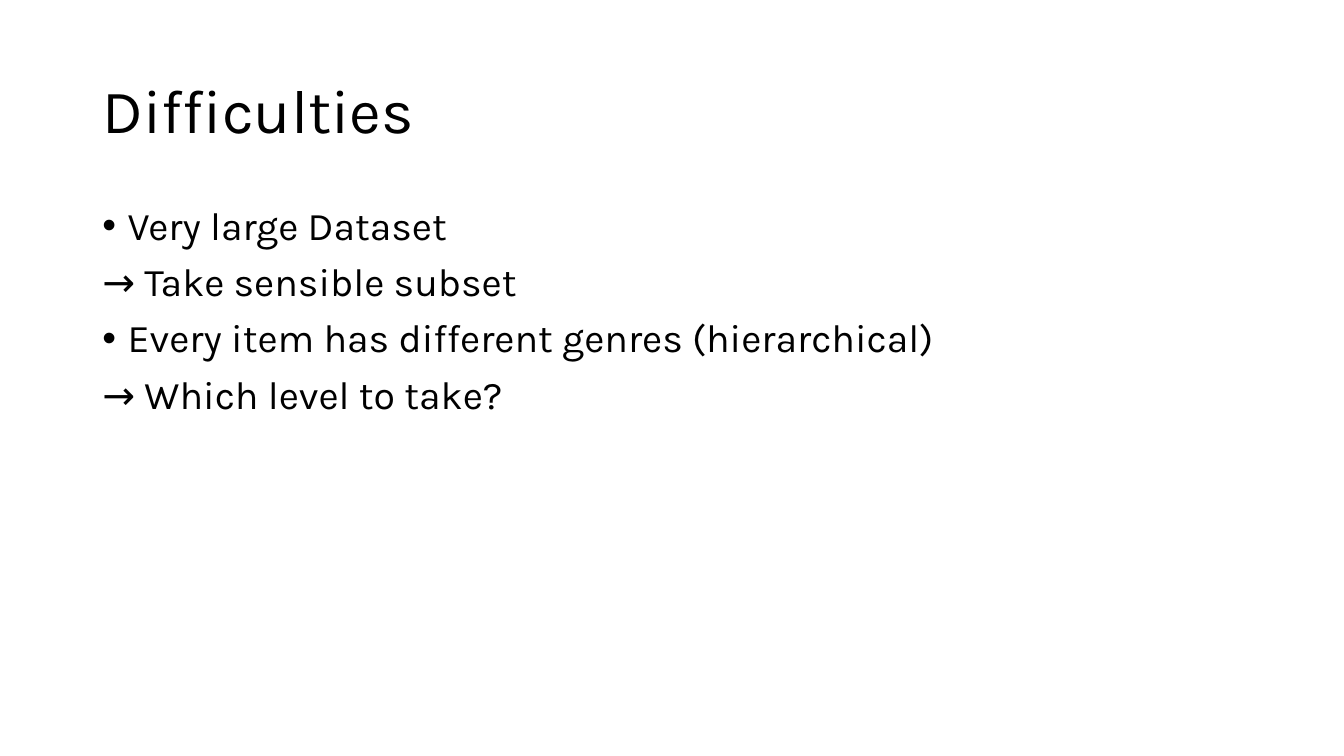
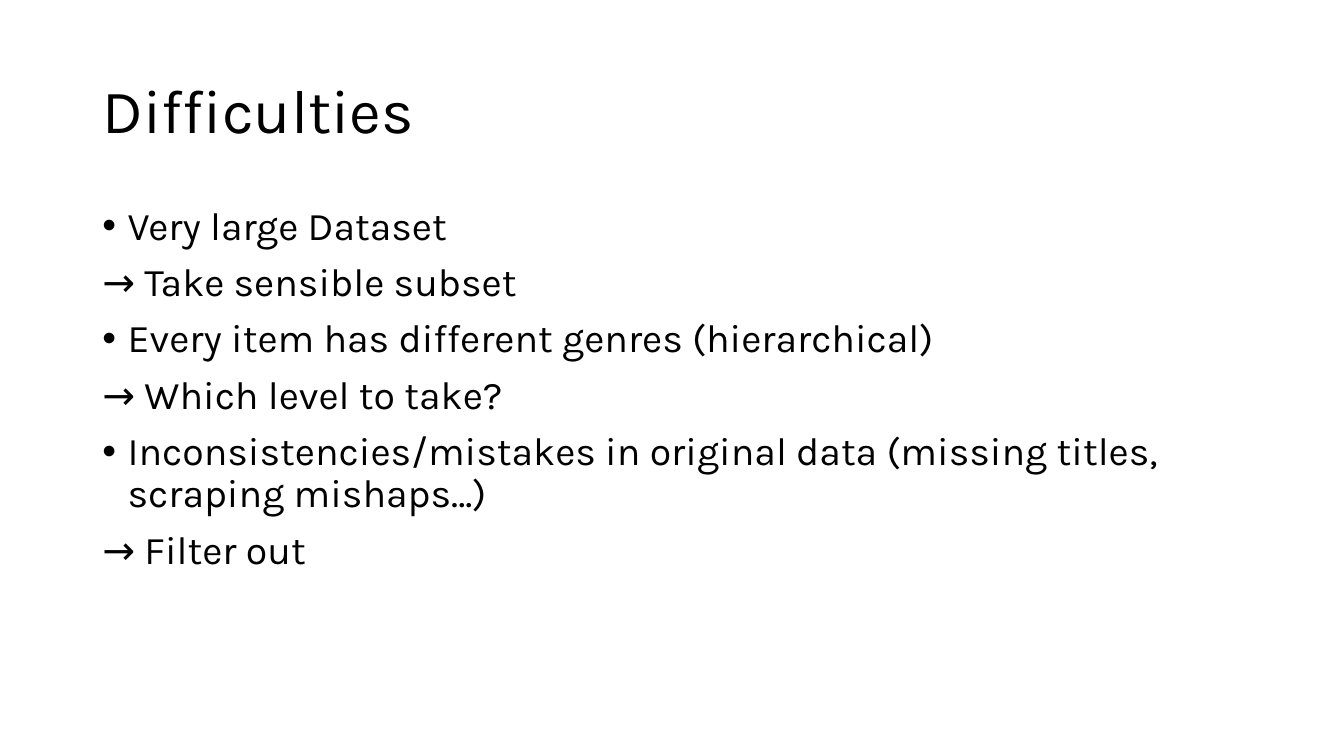
Before and after one commit to Bort1900/text-tech, a slide deck: slide 10 of Book Reviewscope.odp (slide 9 before the commit). Drawn at 1344x756 pixels with LibreOffice and Linux fonts; fonts in the diff are those of the drawing. Boxes give left, top, right and bottom in pixels: in the first picture for what was removed or moved away, otherwise in the second. Text is boxed around its words. In the diff, an @@ line names an element or a change of style, - is before the commit and + after.

```diff
--- a/Book Reviewscope.odp
+++ b/Book Reviewscope.odp
@@ text at (128,436,1158,565): paragraphs added @@
+• Inconsistencies/mistakes in original data (missing titles, scraping mishaps…)
+→ Filter out
```
Also in this commit, not shown: 2 other slides changed, 2 slides added, 1 slide removed.
